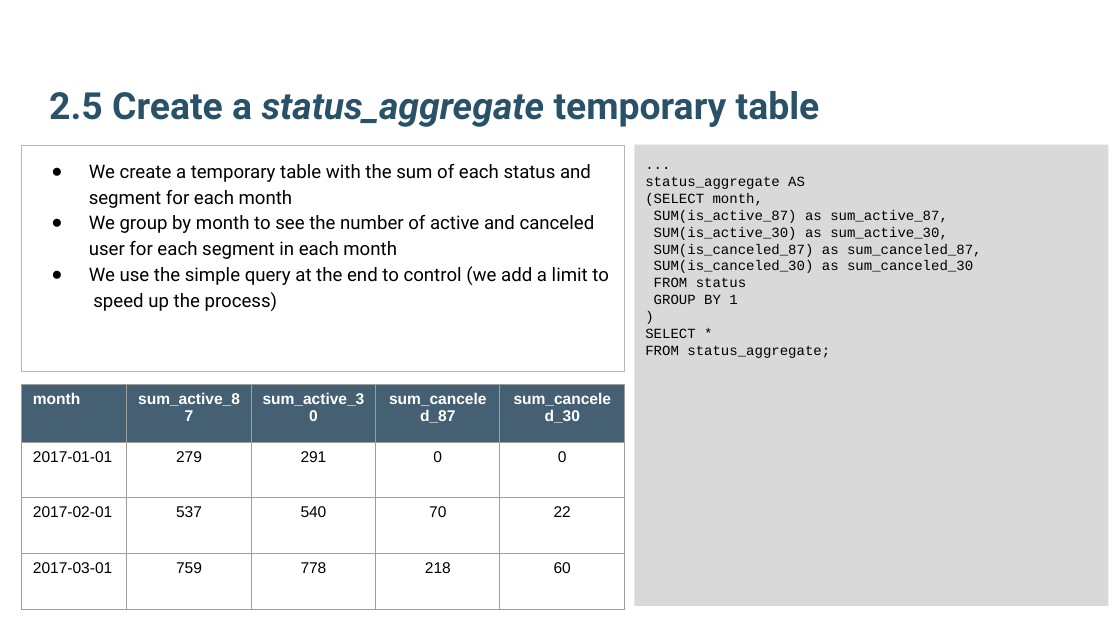
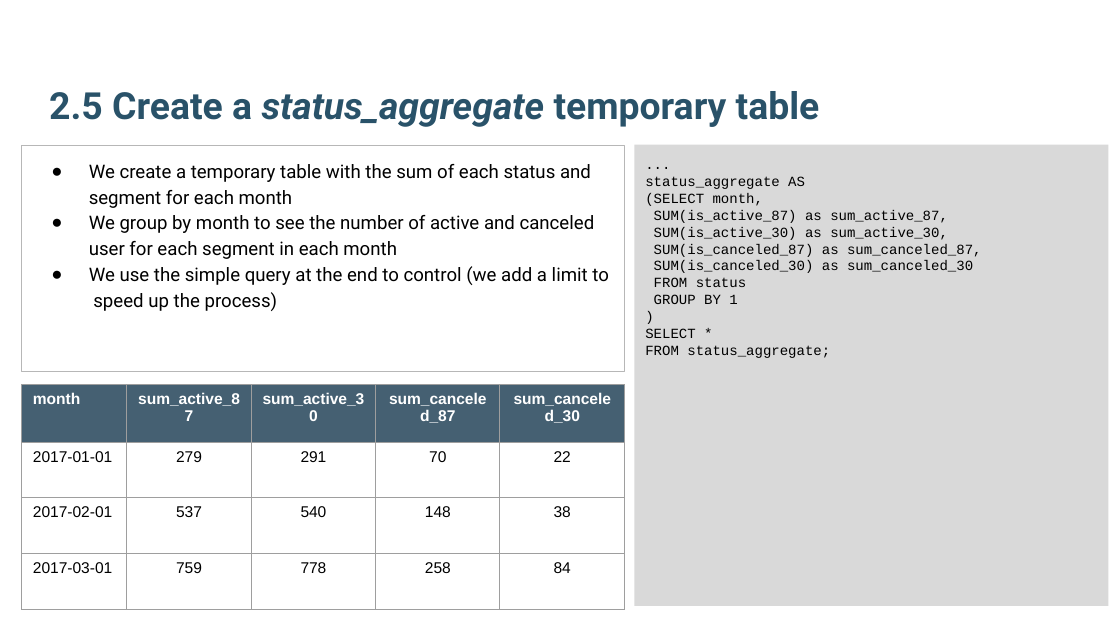
Before and after one commit to fclauss/codecademy_Churn_rates_project, a slide deck: slide 10 of SQL_Churn_Rate.odp. Drawn at 1120x630 pixels with LibreOffice and Linux fonts; fonts in the diff are those of the drawing. Boxes give left, top, right and bottom in pixels: in the first picture for what was removed or moved away, otherwise in the second. Text is boxed around its words. In the diff, an @@ line names an element or a change of style, - is before the commit and + after.

```diff
--- a/SQL_Churn_Rate.odp
+++ b/SQL_Churn_Rate.odp
@@ table at (x1=21, y1=384, x2=624, y2=608) @@
-row 2, column 4: 0
+row 2, column 4: 70
-row 2, column 5: 0
+row 2, column 5: 22
-row 3, column 4: 70
+row 3, column 4: 148
-row 3, column 5: 22
+row 3, column 5: 38
-row 4, column 4: 218
+row 4, column 4: 258
-row 4, column 5: 60
+row 4, column 5: 84
```
Also in this commit, not shown: 1 slide added.
